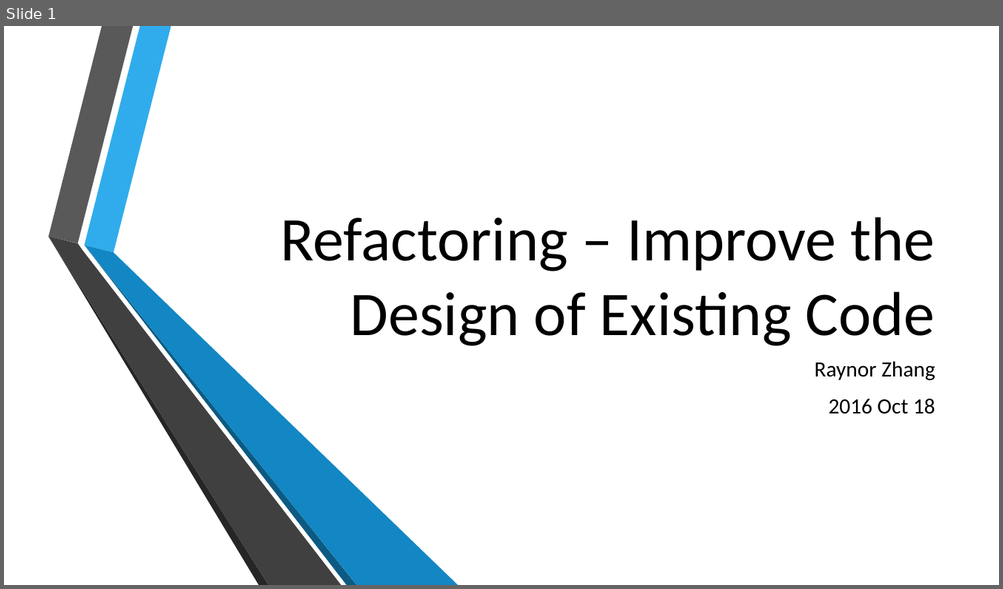
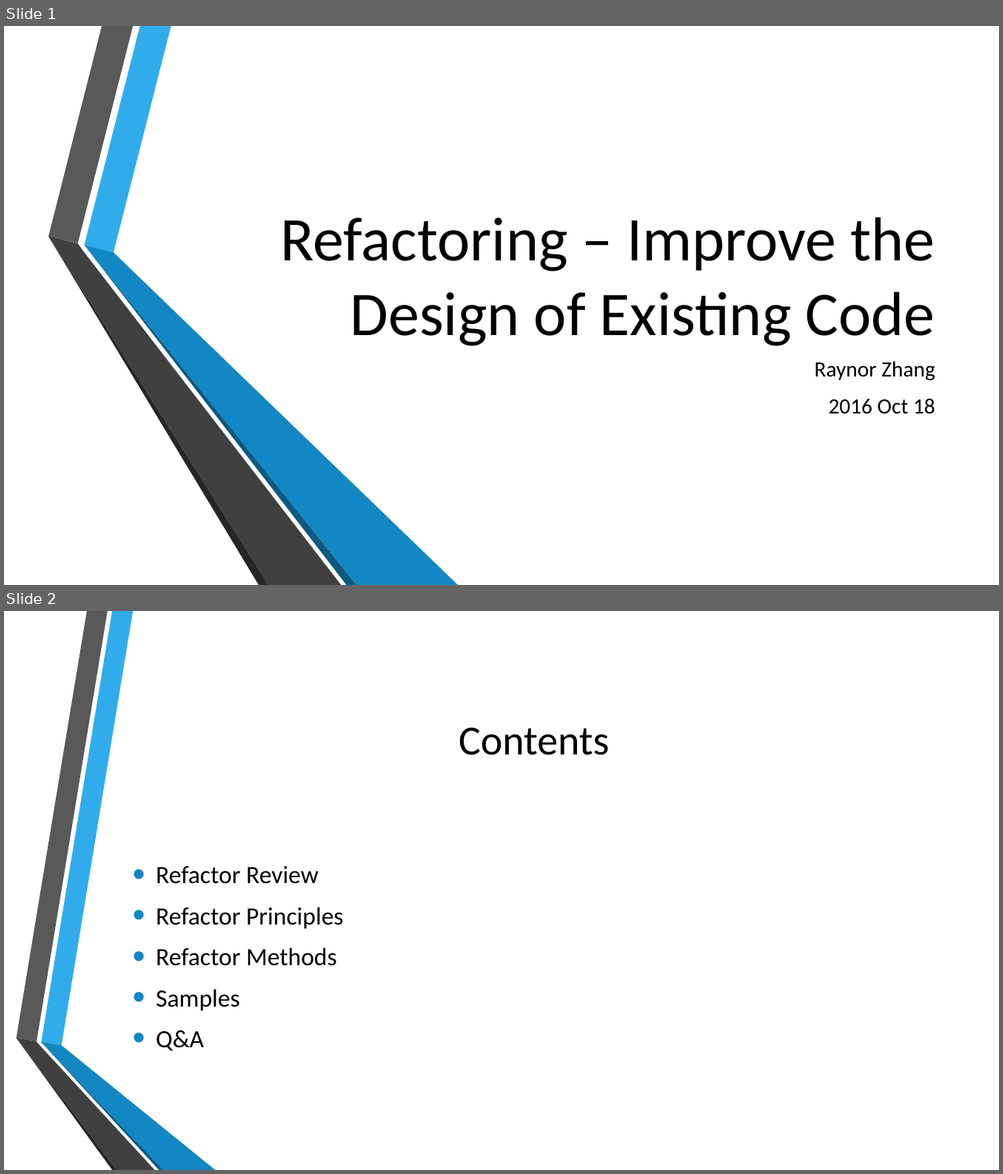
Before and after one commit to zhangyun/sharings, a slide deck: Refactoring - Java/Refactoring.pptx. Shown one above the other, each under a label of ours: slide 1 before the commit, slides 1 and 2 after it. The pictures are 1003x589 and 1003x1174 pixels, drawn with LibreOffice and Linux fonts; fonts in the diff are those of the drawing; background and template pictures are left out. Boxes give left, top, right and bottom in pixels: in the first picture for what was removed or moved away, otherwise in the second. Text is boxed around its words. In the diff, an @@ line names an element or a change of style, - is before the commit and + after.

```diff
--- a/Refactoring - Java/Refactoring.pptx
+++ b/Refactoring - Java/Refactoring.pptx
@@ slide 2 added at (x1=4, y1=611, x2=999, y2=1170), background picture (left out) @@
@@ title added at (x1=458, y1=727, x2=609, y2=755), 40 pt, text #000000 @@
+Contents
@@ text added at (x1=156, y1=866, x2=343, y2=1051), 24 pt, text #000000 @@
+• Refactor Review
+• Refactor Principles
+• Refactor Methods
+• Samples
+• Q&A
@@ group added at (x1=16, y1=611, x2=215, y2=1170): 6 freeform shapes @@
```
Also in this commit, not shown: 3 other slides added.
